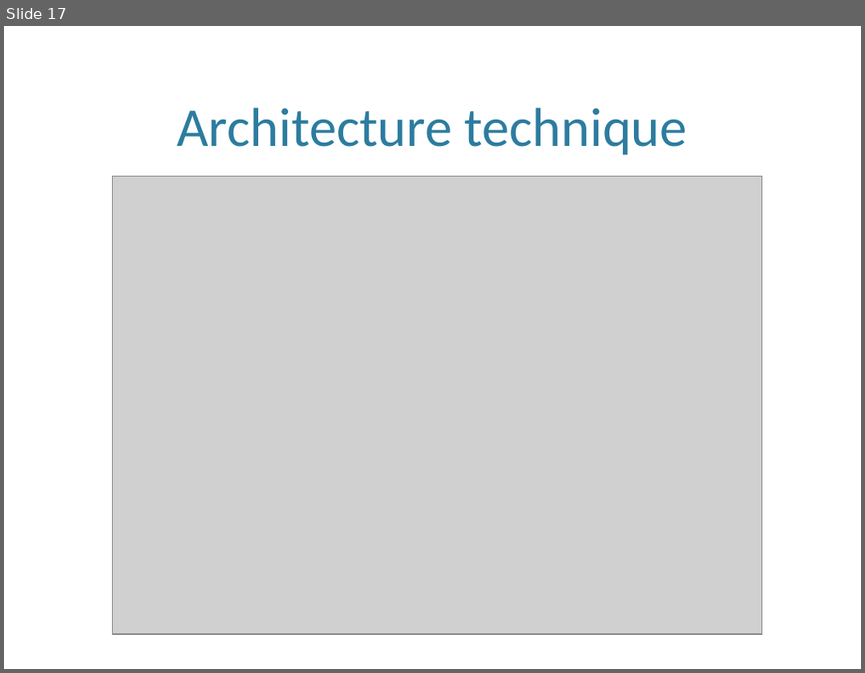
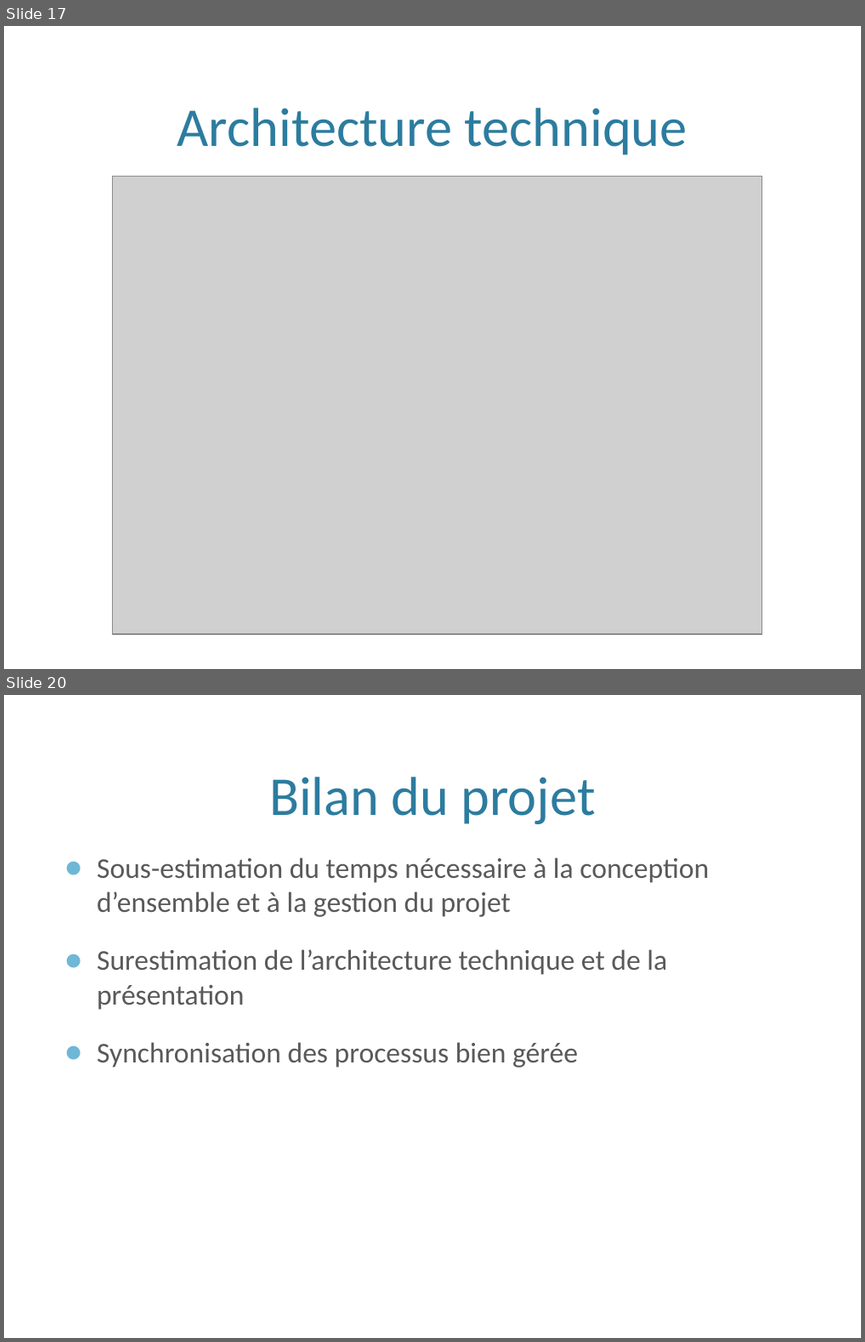
Before and after one commit to hexanome/soa, a slide deck: presentationSISOA.pptx. Shown one above the other, each under a label of ours: slide 17 before the commit, slides 17 and 20 after it; the slides between them are not shown. The pictures are 865x673 and 865x1342 pixels, drawn with LibreOffice and Linux fonts; fonts in the diff are those of the drawing; grey boxes stand for pictures; background and template pictures are left out. Boxes give left, top, right and bottom in pixels: in the first picture for what was removed or moved away, otherwise in the second. Text is boxed around its words. In the diff, an @@ line names an element or a change of style, - is before the commit and + after.

```diff
--- a/presentationSISOA.pptx
+++ b/presentationSISOA.pptx
@@ slide 20 added at (x1=4, y1=695, x2=861, y2=1338), background picture (left out) @@
@@ title added at (x1=269, y1=777, x2=596, y2=824), 46 pt, text #2C7C9F @@
+Bilan du projet
@@ text added at (x1=97, y1=857, x2=709, y2=1067), 24 pt, text #595959 @@
+● Sous-estimation du temps nécessaire à la conception d’ensemble et à la gestion du projet
+● Surestimation de l’architecture technique et de la présentation
+● Synchronisation des processus bien gérée
@@ page number added at (x1=744, y1=1282, x2=837, y2=1317), 36 pt, text #FFFFFF @@
+20
```
Also in this commit, not shown: 8 slides changed, 1 other slide added.
